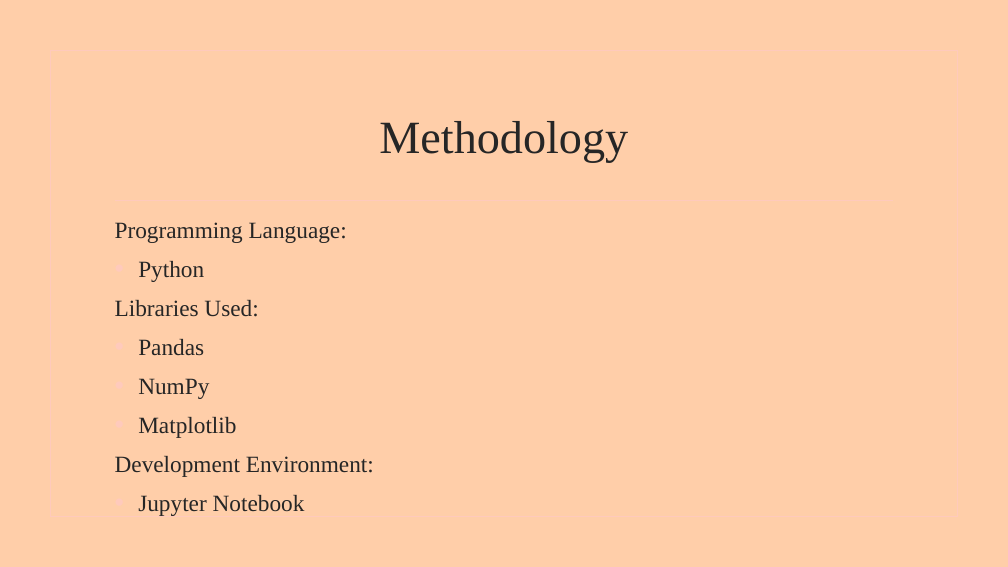
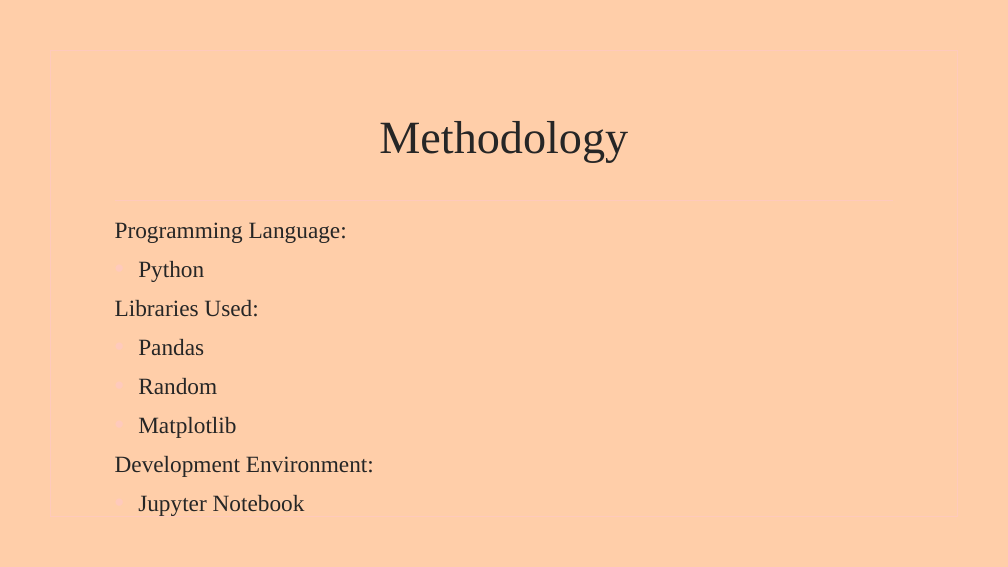
Before and after one commit to Ayomikun721/PYTHON-SYNTHAX, a slide deck: slide 12 of AYOMIKUN PYTHON SYNTHAX.pptx (slide 13 before the commit). Drawn at 1008x567 pixels with LibreOffice and Linux fonts; fonts in the diff are those of the drawing; background and template pictures are left out. Boxes give left, top, right and bottom in pixels: in the first picture for what was removed or moved away, otherwise in the second. Text is boxed around its words. In the diff, an @@ line names an element or a change of style, - is before the commit and + after.

```diff
--- a/AYOMIKUN PYTHON SYNTHAX.pptx
+++ b/AYOMIKUN PYTHON SYNTHAX.pptx
@@ text at bbox=[138, 378, 217, 395]: text changed @@
-• NumPy
+• Random
```
Also in this commit, not shown: 13 other slides changed, 3 slides added, 1 slide removed, 1 other file.
